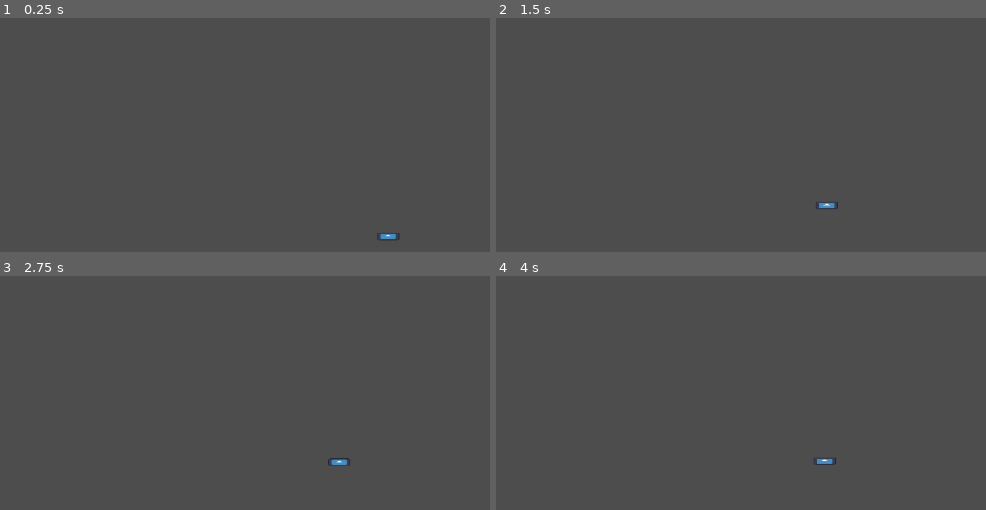
Above: before the commit, frames 1-4 (two rows, left to right).
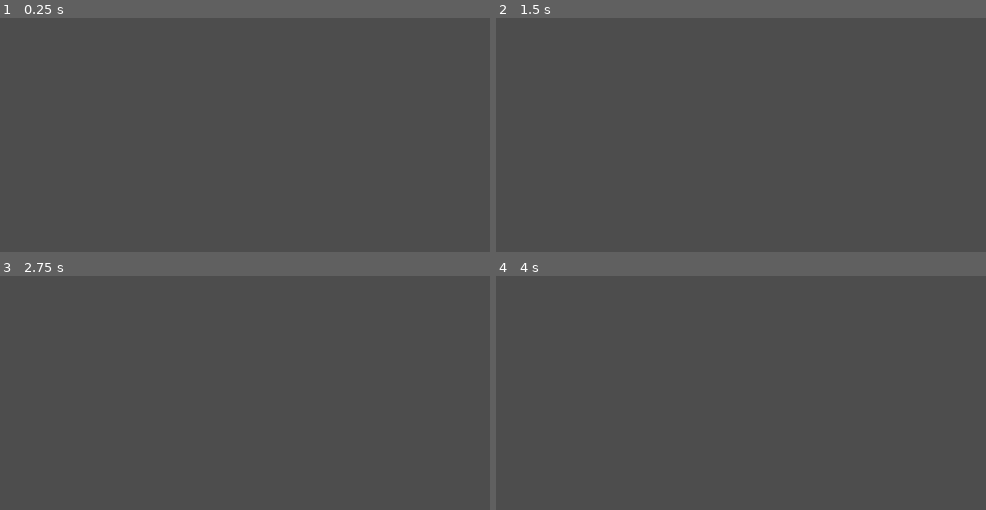
Above: after the commit, the same moments.

Repository: Shaydas1/UWGameJamSpring2025
Game: Godot game, scene res://Scenes/Main.tscn
Two runs of this game, one before a commit and one after it. Both use one fixed random seed, a clock stepped at 60 frames per second and the inputs below. The engine's default icon, where the game draws it, is replaced by a stand-in: a white triangle on a blue panel in a dark square.
Inputs:
- Up to frame 1 (0.25 s): no input
- Up to frame 2 (1.5 s): tap Enter (ui_accept) at 0.5, 0.77, 1.25 s
- Up to frame 3 (2.75 s): tap Enter (ui_accept) at 1.52, 2 s
- Up to frame 4 (4 s): tap Enter (ui_accept) at 2.75, 3.02, 3.5, 3.77 s

The runs differ from the first frame. In frame 1, 0.1% of the frame differs, in the area x 76-82%, y 91-95%; in frame 2, 0.1%; in frame 3, 0.1%, in the area x 66-72%, y 77-82%; in frame 4, 0.1%.

Commit message:
Ready for lexie to add hook to main scene

Diff:
--- a/uwgamejamspring2025/Scenes/Main.tscn
+++ b/uwgamejamspring2025/Scenes/Main.tscn
@@ -9,6 +9,3 @@
 patrol_path_node = NodePath("PatrolPath1")
 
 [node name="PatrolPath1" parent="Blobfish" instance=ExtResource("2_idj7w")]
-
-[node name="Camera2D" type="Camera2D" parent="."]
-zoom = Vector2(0.25, 0.25)
